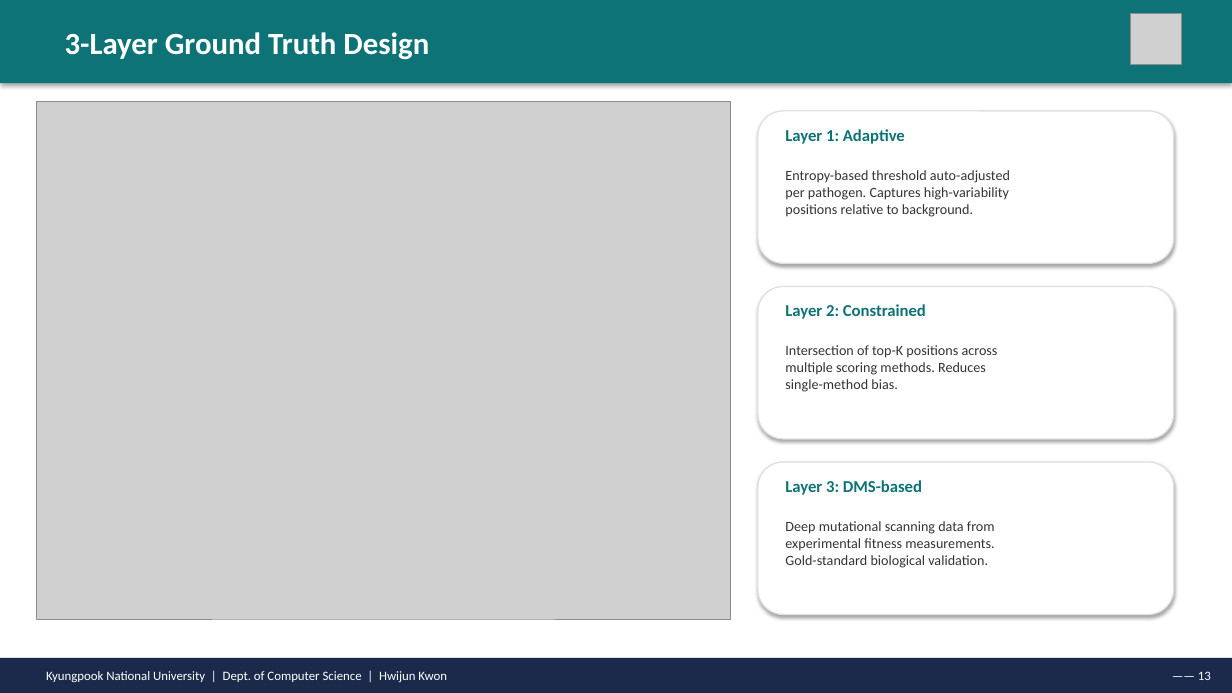
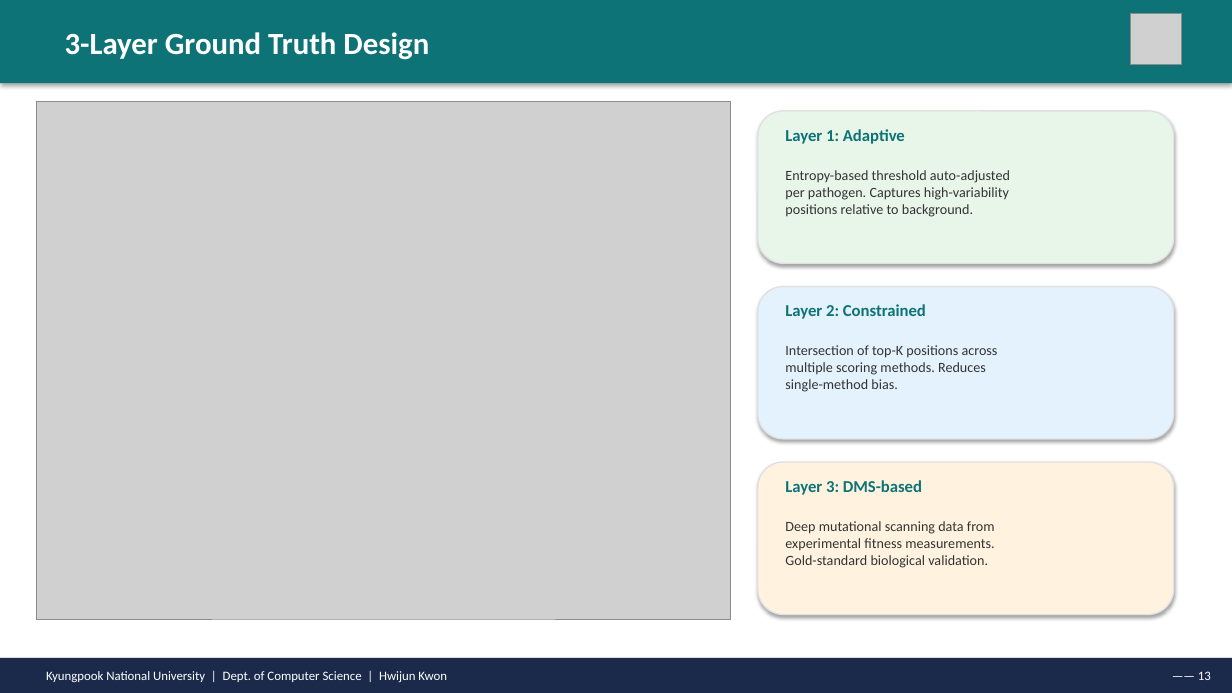
Before and after one commit to hwijunkwon/mutbench, a slide deck: slide 13 of paper/ppt/MutBench_Defense_v4.pptx. Drawn at 1232x693 pixels with LibreOffice and Linux fonts; fonts in the diff are those of the drawing; grey boxes stand for pictures. Boxes give left, top, right and bottom in pixels: in the first picture for what was removed or moved away, otherwise in the second. Text is boxed around its words. In the diff, an @@ line names an element or a change of style, - is before the commit and + after.

```diff
--- a/paper/ppt/MutBench_Defense_v4.pptx
+++ b/paper/ppt/MutBench_Defense_v4.pptx
@@ rounded rectangle at box(758, 111, 1174, 263): fill #FFFFFF to #E8F5E9 @@
@@ rounded rectangle at box(758, 287, 1174, 439): fill #FFFFFF to #E3F2FD @@
@@ rounded rectangle at box(758, 462, 1174, 615): fill #FFFFFF to #FFF3E0 @@
```
Also in this commit, not shown: 19 other slides changed, 1 other file.
